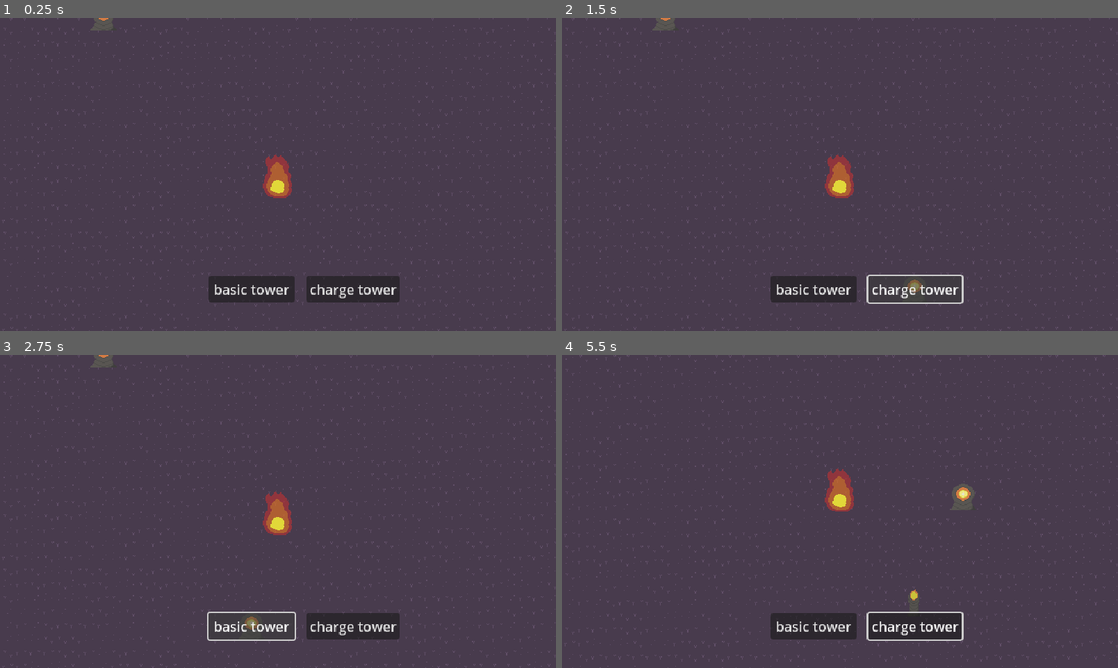
Above: before the commit, frames 1-4 (two rows, left to right).
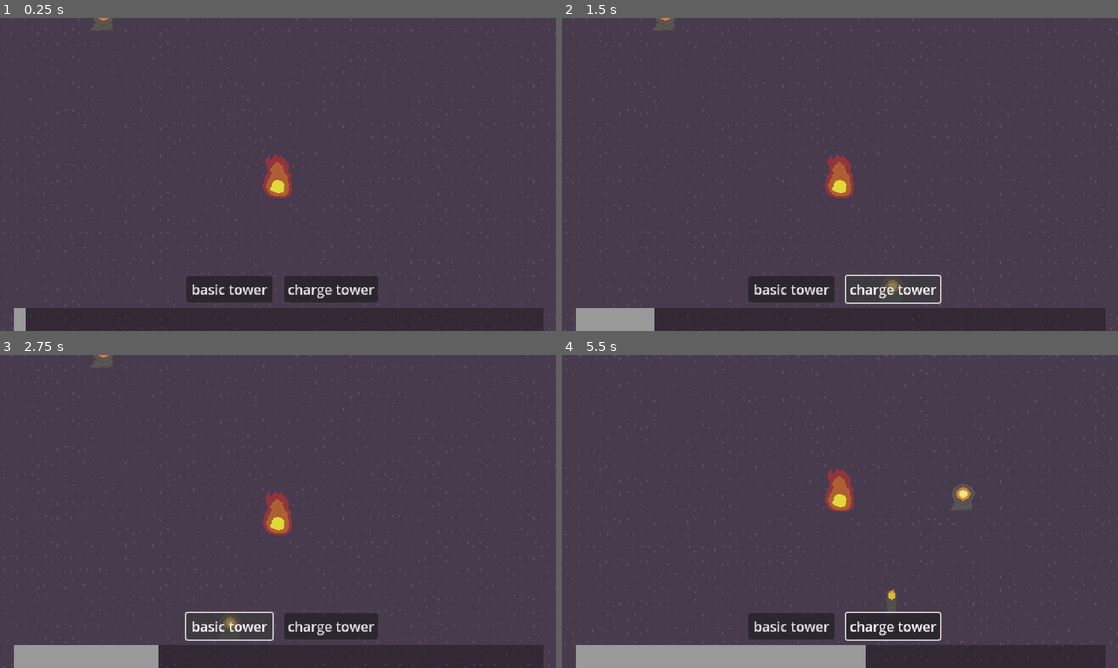
Above: after the commit, the same moments.

Repository: sushitoad/tower-defense-prototype
Game: Godot game, scene res://scenes/test_scene.tscn
Two runs of this game, one before a commit and one after it. Both use one fixed random seed, a clock stepped at 60 frames per second and the inputs below.
Inputs (mouse positions are in pixels of both pictures, inside the frame that each line leads up to):
- Up to frame 1 (0.25 s): no input
- Up to frame 2 (1.5 s): click "basic tower" at 0.5 s; click "charge tower" at 1.25 s
- Up to frame 3 (2.75 s): click "basic tower" at 2 s
- Up to frame 4 (5.5 s): click "charge tower" at 2.75 s; click "basic tower" at 3.5 s; click "charge tower" at 4.25 s; move the mouse to (962, 495) at 5.02 s; tap S (CameraDown) at 5.1 s

The runs differ from the first frame. In frame 1, 1.8% of the frame differs, in the area x 2-98%, y 82-100%; in frame 2, 2.5%; in frame 3, 3.3%; in frame 4, 5.6%, in the area x 2-98%, y 74-100%.

Commit message:
got the charge bar running

Diff:
--- a/scenes/build_ui.tscn
+++ b/scenes/build_ui.tscn
@@ -1,8 +1,12 @@
-[gd_scene load_steps=3 format=3 uid="uid://3s7v6hrcvn3b"]
+[gd_scene load_steps=5 format=3 uid="uid://3s7v6hrcvn3b"]
 
 [ext_resource type="Script" uid="uid://3jdwqtai60f7" path="res://scripts/build_ui.gd" id="1_uej6l"]
+[ext_resource type="Script" uid="uid://yaquu6i5b8mf" path="res://scripts/charge_bar.gd" id="2_xa1c1"]
 
-[sub_resource type="Theme" id="Theme_uej6l"]
+[sub_resource type="StyleBoxFlat" id="StyleBoxFlat_uej6l"]
+bg_color = Color(0, 0, 0, 0.309804)
+
+[sub_resource type="StyleBoxFlat" id="StyleBoxFlat_xa1c1"]
 
 [node name="BuildUI" type="Control"]
 layout_mode = 3
@@ -13,22 +17,28 @@
 grow_vertical = 2
 script = ExtResource("1_uej6l")
 
-[node name="Panel" type="Panel" parent="."]
-layout_mode = 1
+[node name="CanvasLayer" type="CanvasLayer" parent="."]
+
+[node name="ChargeBar" type="ProgressBar" parent="CanvasLayer"]
 anchors_preset = 7
 anchor_left = 0.5
 anchor_top = 1.0
 anchor_right = 0.5
 anchor_bottom = 1.0
-offset_left = -20.0
-offset_top = -60.0
-offset_right = 20.0
-offset_bottom = -40.0
+offset_left = -311.5
+offset_top = -27.0
+offset_right = 311.5
 grow_horizontal = 2
 grow_vertical = 0
-theme = SubResource("Theme_uej6l")
+size_flags_horizontal = 4
+size_flags_vertical = 8
+theme_override_styles/background = SubResource("StyleBoxFlat_uej6l")
+theme_override_styles/fill = SubResource("StyleBoxFlat_xa1c1")
+value = 50.0
+show_percentage = false
+script = ExtResource("2_xa1c1")
 
-[node name="CanvasLayer" type="CanvasLayer" parent="."]
+[node name="ChargeTimer" type="Timer" parent="CanvasLayer/ChargeBar"]
 
 [node name="BasicTowerButton" type="Button" parent="CanvasLayer"]
 anchors_preset = 7
@@ -36,9 +46,9 @@
 anchor_top = 1.0
 anchor_right = 0.5
 anchor_bottom = 1.0
-offset_left = -82.0
+offset_left = -108.0
 offset_top = -65.0
-offset_right = 19.0
+offset_right = -7.0
 offset_bottom = -34.0
 grow_horizontal = 2
 grow_vertical = 0
@@ -50,15 +60,18 @@
 anchor_top = 1.0
 anchor_right = 0.5
 anchor_bottom = 1.0
-offset_left = 32.5
+offset_left = 6.5
 offset_top = -65.0
-offset_right = 142.5
+offset_right = 116.5
 offset_bottom = -34.0
 grow_horizontal = 2
 grow_vertical = 0
 text = "charge tower"
 
+[connection signal="timeout" from="CanvasLayer/ChargeBar/ChargeTimer" to="CanvasLayer/ChargeBar" method="_on_charge_timer_timeout"]
 [connection signal="mouse_entered" from="CanvasLayer/BasicTowerButton" to="." method="_on_button_mouse_entered"]
 [connection signal="mouse_exited" from="CanvasLayer/BasicTowerButton" to="." method="_on_button_mouse_exited"]
+[connection signal="pressed" from="CanvasLayer/BasicTowerButton" to="CanvasLayer/ChargeBar" method="_on_basic_tower_button_pressed"]
 [connection signal="mouse_entered" from="CanvasLayer/ChargeTowerButton" to="." method="_on_button_mouse_entered"]
 [connection signal="mouse_exited" from="CanvasLayer/ChargeTowerButton" to="." method="_on_button_mouse_exited"]
+[connection signal="pressed" from="CanvasLayer/ChargeTowerButton" to="CanvasLayer/ChargeBar" method="_on_charge_tower_button_pressed"]
--- /dev/null
+++ b/scripts/charge_bar.gd
@@ -0,0 +1,30 @@
+extends ProgressBar
+
+@export var timeToCharge: float = 10
+var numberOfCharges: int = 0
+@onready var chargeTimer: Timer = $ChargeTimer
+
+func _ready() -> void:
+	max_value = timeToCharge
+	chargeTimer.wait_time = timeToCharge
+	chargeTimer.start()
+
+func _process(delta: float) -> void:
+	value = timeToCharge - chargeTimer.time_left
+
+func _on_charge_timer_timeout() -> void:
+	AddCharges(1)
+
+func AddCharges(chargeAmount: int):
+	numberOfCharges += chargeAmount
+	if numberOfCharges < 0:
+		numberOfCharges = 0
+	print(numberOfCharges)
+	if numberOfCharges == 0:
+		pass #hide the tower buttons
+
+func _on_basic_tower_button_pressed() -> void:
+	AddCharges(-1)
+
+func _on_charge_tower_button_pressed() -> void:
+	AddCharges(-1)
Not shown, added: scripts/charge_bar.gd.uid
